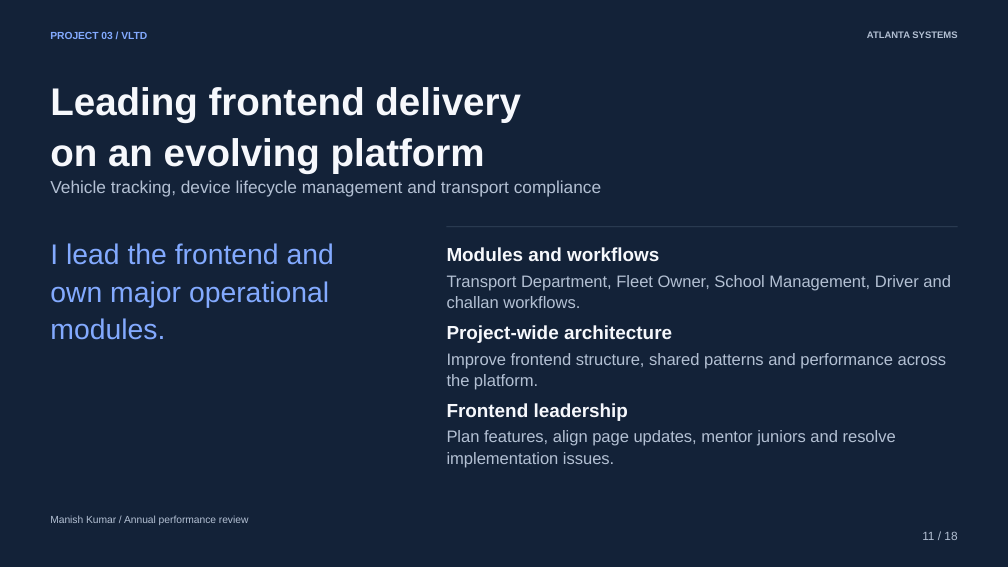
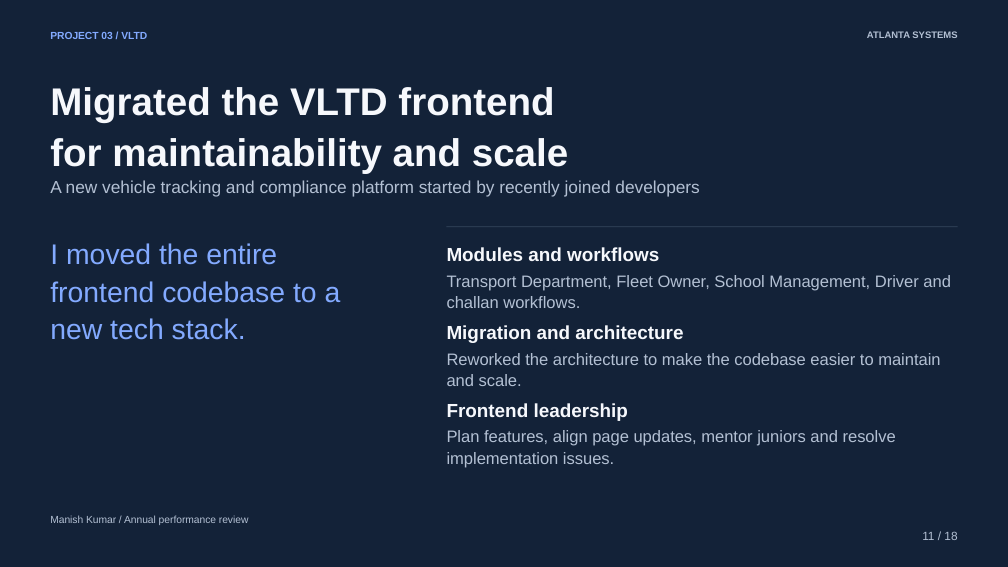
Before and after one commit to atlanta-manish/Atlanta-one-year-ppt, a slide deck: slide 11 of output/Atlanta-Year-One-Final-v3.pptx. Drawn at 1008x567 pixels with LibreOffice and Linux fonts; fonts in the diff are those of the drawing. Boxes give left, top, right and bottom in pixels: in the first picture for what was removed or moved away, otherwise in the second. Text is boxed around its words. In the diff, an @@ line names an element or a change of style, - is before the commit and + after.

Commit message:
minor improvements and adjustments to ppt

```diff
--- a/output/Atlanta-Year-One-Final-v3.pptx
+++ b/output/Atlanta-Year-One-Final-v3.pptx
@@ text at <box>50,87,568,174</box>: text changed @@
-Leading frontend delivery
-on an evolving platform
+Migrated the VLTD frontend
+for maintainability and scale
@@ text at <box>50,180,699,197</box>: text changed @@
-Vehicle tracking, device lifecycle management and transport compliance
+A new vehicle tracking and compliance platform started by recently joined developers
@@ text at <box>50,243,341,340</box>: text changed @@
-I lead the frontend and own major operational modules.
+I moved the entire frontend codebase to a new tech stack.
@@ text at <box>447,325,683,343</box>: text changed @@
-Project-wide architecture
+Migration and architecture
@@ text at <box>447,353,940,386</box>: text changed @@
-Improve frontend structure, shared patterns and performance across the platform.
+Reworked the architecture to make the codebase easier to maintain and scale.
```
Also in this commit, not shown: 5 other slides changed, 6 other files.
